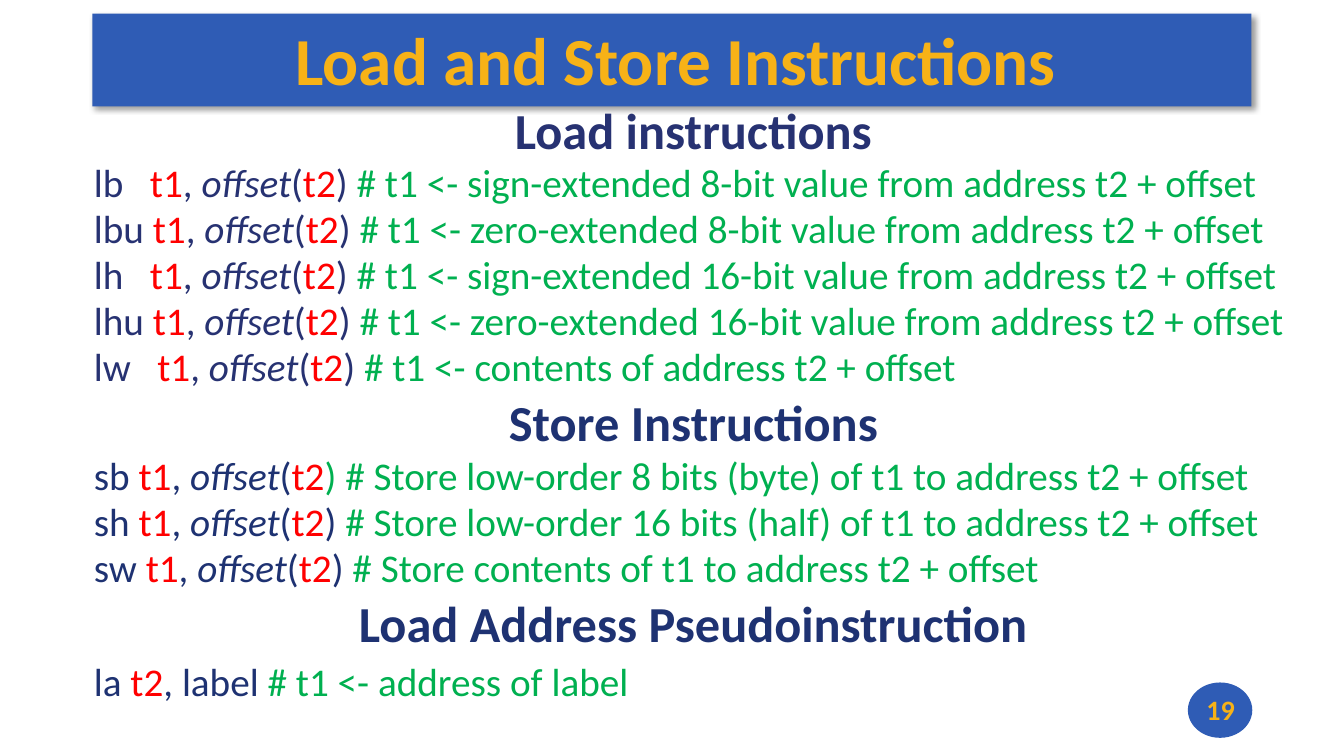
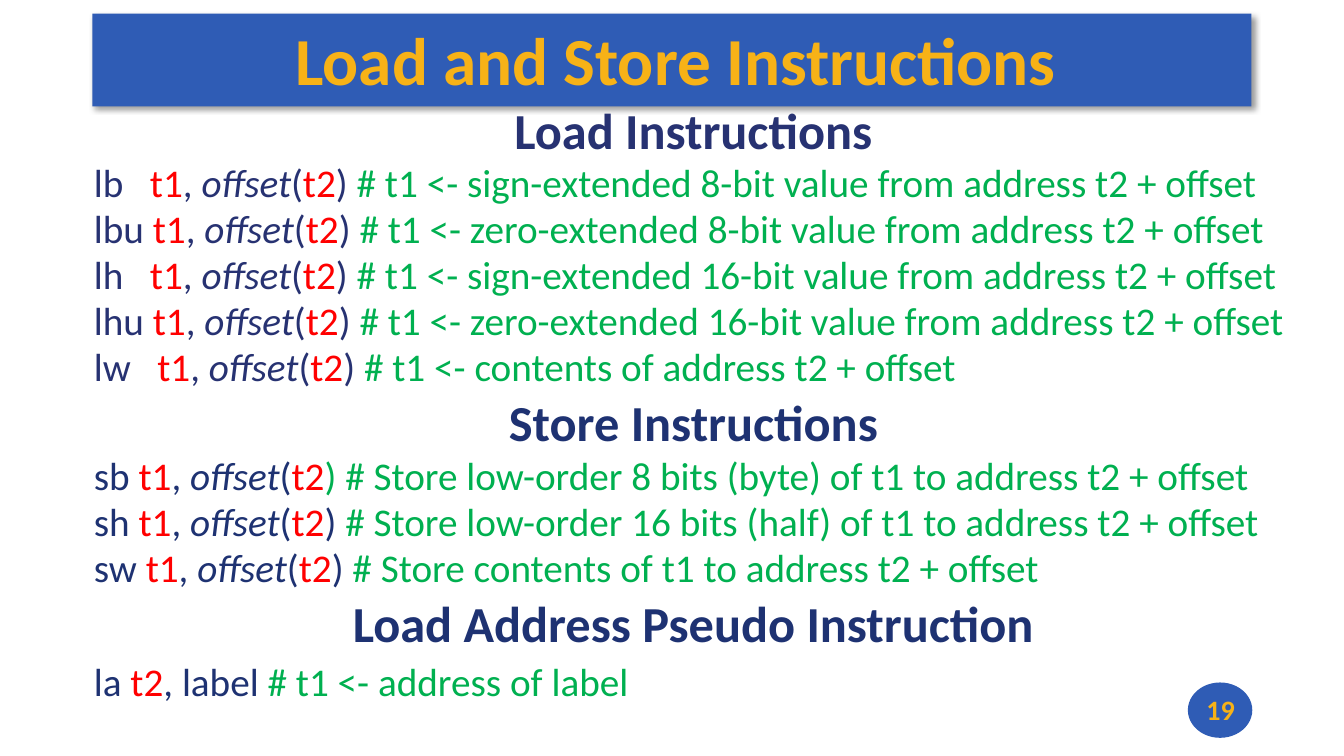
Before and after one commit to andrewt0301/hse-acos-course, a slide deck: slide 19 of docs/part1ca/05_MacrosBranchesArrays/CA_Lecture_05.pptx. Drawn at 1344x756 pixels with LibreOffice and Linux fonts; fonts in the diff are those of the drawing. Boxes give left, top, right and bottom in pixels: in the first picture for what was removed or moved away, otherwise in the second. Text is boxed around its words. In the diff, an @@ line names an element or a change of style, - is before the commit and + after.

```diff
--- a/docs/part1ca/05_MacrosBranchesArrays/CA_Lecture_05.pptx
+++ b/docs/part1ca/05_MacrosBranchesArrays/CA_Lecture_05.pptx
@@ text at bbox=[514, 107, 872, 150]: text changed @@
-Load instructions
+Load Instructions
@@ text at bbox=[353, 606, 1034, 643]: text changed @@
-Load Address Pseudoinstruction
+Load Address Pseudo Instruction
```
Also in this commit, not shown: 4 other slides changed, 1 other file.
